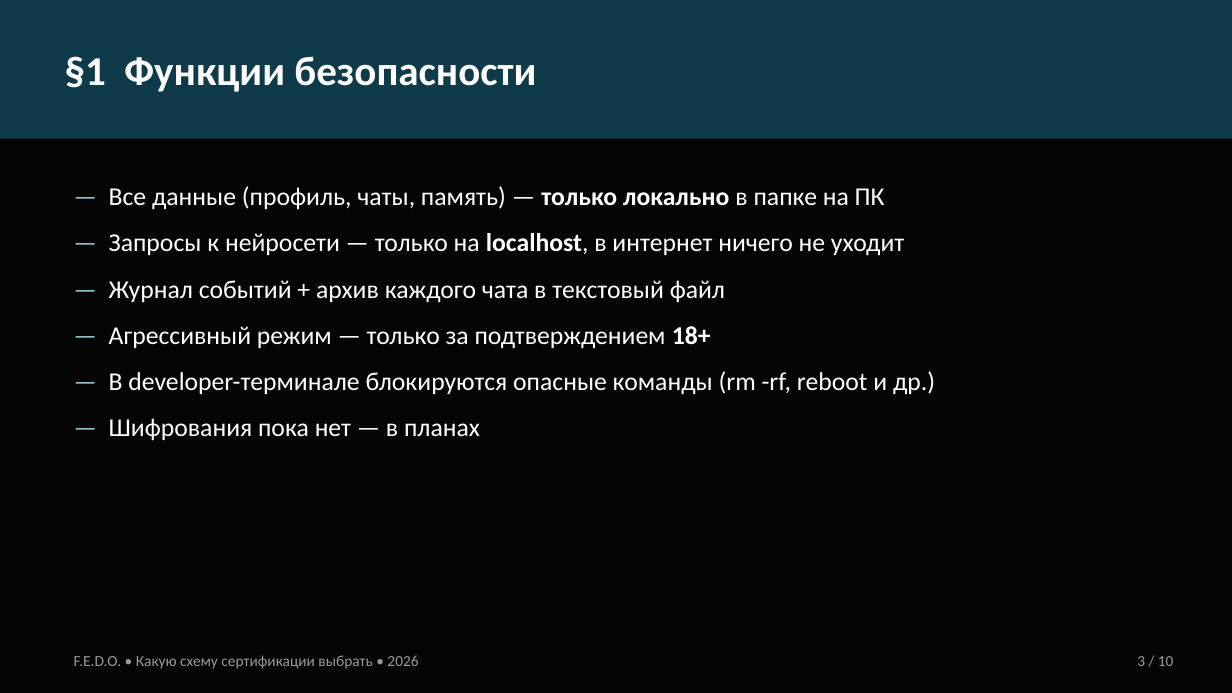
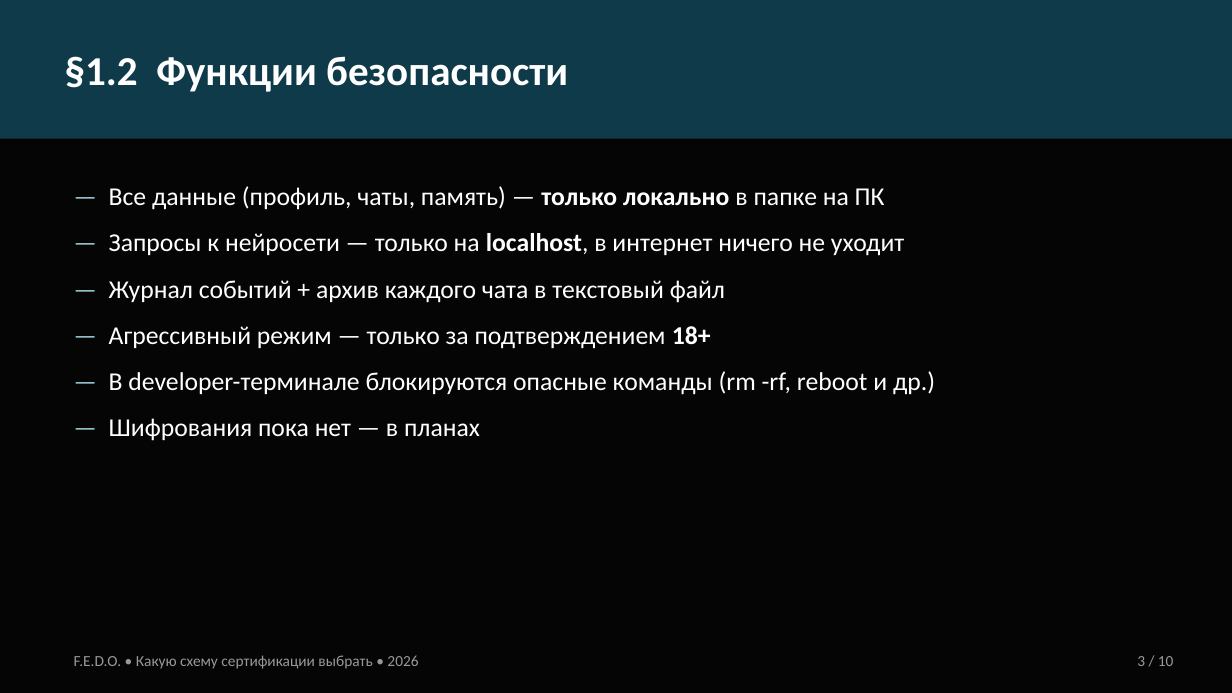
Before and after one commit to fedomirka-droid/F.E.D.O, a slide deck: slide 3 of docs/FEDO_certification_presentation.pptx. Drawn at 1232x693 pixels with LibreOffice and Linux fonts; fonts in the diff are those of the drawing. Boxes give left, top, right and bottom in pixels: in the first picture for what was removed or moved away, otherwise in the second. Text is boxed around its words. In the diff, an @@ line names an element or a change of style, - is before the commit and + after.

```diff
--- a/docs/FEDO_certification_presentation.pptx
+++ b/docs/FEDO_certification_presentation.pptx
@@ text in rectangle at (65, 56, 568, 92): text changed @@
-§1 Функции безопасности
+§1.2 Функции безопасности
```
Also in this commit, not shown: 6 other slides changed.
